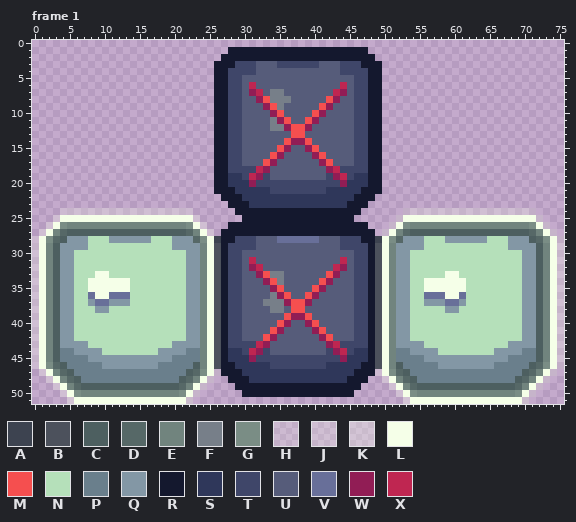
A pixel-art file gets an edit: public/assets/graphics/controls-keyboard-turn2.ase. This is how it looked before the edit.
76x52 pixels, 2 frames. Pixels under 10% opacity are left out. Shown: frame 1.
Visible layers, top first: "Layer 3 Copy" opacity 60%, "Layer 3" opacity 36%, "Layer 2", "Layer 1", "Layer 4".
Palette (. is transparent): A #3d4350  B #4c515c  C #4d5f60  D #566867  E #71847e  F #777f89  G #7a8d85  H #f5ffe82f  J #f5ffe83f  K #f5ffe84f  L #f5ffe8  M #f54f4f  N #b5e0ba  P #6a7f8c  Q #8397a5  R #14182e  S #2f375a  T #3f4669  U #565c7a  V #686f99  W #911d55  X #bf2651
Pixels before, frame 1, first column x 0:
 1 ............................RRRRRRRRRRRRRRRRRRRR............................
 2 ...........................RRRRRRRRRRRRRRRRRRRRRR...........................
 3 ..........................RRRTTTUUUTTTTTTUUUTTTRRR..........................
 4 ..........................RRTTTTUUUUUUUUUUUUTTTTRR..........................
 5 ..........................RRTTUUUUUUUUUUUUUUUUTTRR..........................
 6 ..........................RRTTUXUUUUUUUUUUUUXUTTRR..........................
 7 ..........................RRTTUWXUFFUUUUUUUXWUTTRR..........................
 8 ..........................RRTTUUWMFFFUUUUUMWUUTTRR..........................
 9 ..........................RRTTUUUWMFUUUUUMWUUUTTRR..........................
10 ..........................RRTTUUUUWMUUUUMWUUUUTTRR..........................
11 ..........................RRTTUUUUFWMUUMWUUUUUTTRR..........................
12 ..........................RRTTUUUUFFWMMWUUUUUUTTRR..........................
13 ..........................RRTTUUUUUUUMMUUUUUUUTTRR..........................
14 ..........................RRTTUUUUUUMWWMUUUUUUTTRR..........................
15 ..........................RRTTUUUUUMWUUWMUUUUUTTRR..........................
16 ..........................RRTTUUUUMWUUUUWMUUUUTTRR..........................
17 ..........................RRTTUUUMWUUUUUUWMUUUTTRR..........................
18 ..........................RRTTTTXWUUUUUUUUWXTTTTRR..........................
19 ..........................RRSSTXWTUUUUUUUUTWXTSSRR..........................
20 ..........................RRSSSWTTTTTTTTTTTTWSSSRR..........................
21 ..........................RRRSSSSSTTTTTTTTSSSSSRRR..........................
22 ...........................RRRSSSSSSSSSSSSSSSSRRR...........................
23 ............................RRRSSSSSSSSSSSSSSRRR............................
24 ....HJJJJJJJJJJJJJJJJJH......RRRRRRRRRRRRRRRRRR......HJJJJJJJJJJJJJJJJJH....
25 ...JLLLLLLLLLLLLLLLLLLLJ......RRRRRRRRRRRRRRRR......JLLLLLLLLLLLLLLLLLLLJ...
26 ..JLGEEEEEEEEEEEEEEEEEGLJ...RRRRRRRRRRRRRRRRRRRR...JLGEEEEEEEEEEEEEEEEEGLJ..
27 .JLEDCCCCCCCCCCCCCCCCCDELJ.RRRRRRRRRRRRRRRRRRRRRR.JLEDCCCCCCCCCCCCCCCCCDELJ.
28 HLGDCQQQNNNQQQQQQNNNQQQDGLARRTTTUUUVVVVVVUUUTTTRRALGDQQQNNNQQQQQQNNNQQQCDGLH
29 JLECQQQQNNNNNNNNNNNNQQQQELBRTTTTUUUUUUUUUUUUTTTTRBLEQQQQNNNNNNNNNNNNQQQQCELJ
30 JLECQQNNNNNNNNNNNNNNNNQQELBRTTUUUUUUUUUUUUUUUUTTRBLEQQNNNNNNNNNNNNNNNNQQCELJ
31 JLECQQNNNNNNNNNNNNNNNNQQELBRTTUXUUUUUUUUUUUUXUTTRBLEQQNNNNNNNNNNNNNNNNQQCELJ
32 JLECQQNNNNNNNNNNNNNNNNQQELBRTTUWXUUUUUUUUUUXWUTTRBLEQQNNNNNNNNNNNNNNNNQQCELJ
33 JLECQQNNNLLNNNNNNNNNNNQQELBRTTUUWMFFUUUUUUMWUUTTRBLEQQNNNNNLLNNNNNNNNNQQCELJ
34 JLECQQNNLLLLLLNNNNNNNNQQELBRTTUUUWMFUUUUUMWUUUTTRBLEQQNNLLLLLLNNNNNNNNQQCELJ
35 JLECQQNNLLLLLLNNNNNNNNQQELBRTTUUUUWMUUUUMWUUUUTTRBLEQQNNLLLLLLNNNNNNNNQQCELJ
36 JLECQQNNVLLVVVNNNNNNNNQQELBRTTUUUUFWMUUMWUUUUUTTRBLEQQNNVVVLLVNNNNNNNNQQCELJ
37 JLECQQNNQVVQQQNNNNNNNNQQELBRTTUUUFFFWMMWUUUUUUTTRBLEQQNNQQQVVQNNNNNNNNQQCELJ
38 JLECQQNNNQQNNNNNNNNNNNQQELBRTTUUUUFFUMMUUUUUUUTTRBLEQQNNNNNQQNNNNNNNNNQQCELJ
39 JLECQQNNNNNNNNNNNNNNNNQQELBRTTUUUUUUMWWMUUUUUUTTRBLEQQNNNNNNNNNNNNNNNNQQCELJ
40 JLECQQNNNNNNNNNNNNNNNNQQELBRTTUUUUUMWUUWMUUUUUTTRBLEQQNNNNNNNNNNNNNNNNQQCELJ
41 JLECQQNNNNNNNNNNNNNNNNQQELBRTTUUUUMWUUUUWMUUUUTTRBLEQQNNNNNNNNNNNNNNNNQQCELJ
42 JLECQQNNNNNNNNNNNNNNNNQQELBRTTUUUMWUUUUUUWMUUUTTRBLEQQNNNNNNNNNNNNNNNNQQCELJ
43 JLECQQQQNNNNNNNNNNNNQQQQELBRTTTTXWUUUUUUUUWXTTTTRBLEQQQQNNNNNNNNNNNNQQQQCELJ
44 JLECPPQQQQNNNNNNNNQQQQPPELBRSSTXWTUUUUUUUUTWXTSSRBLEPPQQQQNNNNNNNNQQQQPPCELJ
45 JLECPPPPQQQQQQQQQQQQPPPPELBRSSSWTTTTTTTTTTTTWSSSRBLEPPPPQQQQQQQQQQQQPPPPCELJ
46 HLGDCPPPPPQQQQQQQQPPPPPCELBRRSSSSSTTTTTTTTSSSSSRRBLECPPPPPQQQQQQQQPPPPPCDGLH
47 .JLEDCPPPPPPPPPPPPPPPPCDGLHRRRSSSSSSSSSSSSSSSSRRRHLGDCPPPPPPPPPPPPPPPPCDELJ.
48 ..JLEDCPPPPPPPPPPPPPPCDELJ..RRRSSSSSSSSSSSSSSRRR..JLEDCPPPPPPPPPPPPPPCDELJ..
49 ...JLEDCCCCCCCCCCCCCCDELJ....RRRRRRRRRRRRRRRRRR....JLEDCCCCCCCCCCCCCCDELJ...
50 ....JLGEEEEEEEEEEEEEEGLJ......RRRRRRRRRRRRRRRR......JLGEEEEEEEEEEEEEEGLJ....
51 .....KLLLLLLLLLLLLLLLLK..............................KLLLLLLLLLLLLLLLLK.....
The same view after the edit:
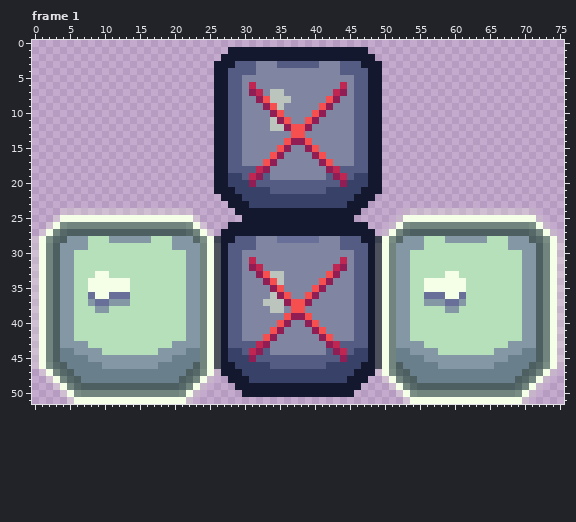
The edit:
layer "Layer 3 Copy" opacity 60% -> 27%
Colour F changes from #777f89 to #bcc5bd.
Colour S changes from #2f375a to #384168.
Colour T changes from #3f4669 to #555c83.
Colour U changes from #565c7a to #8085a1.
